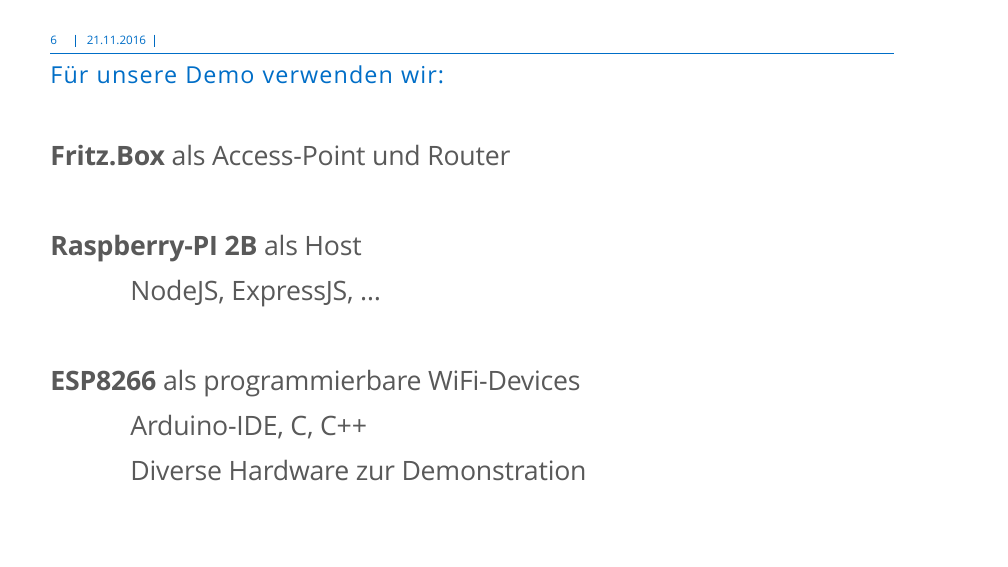
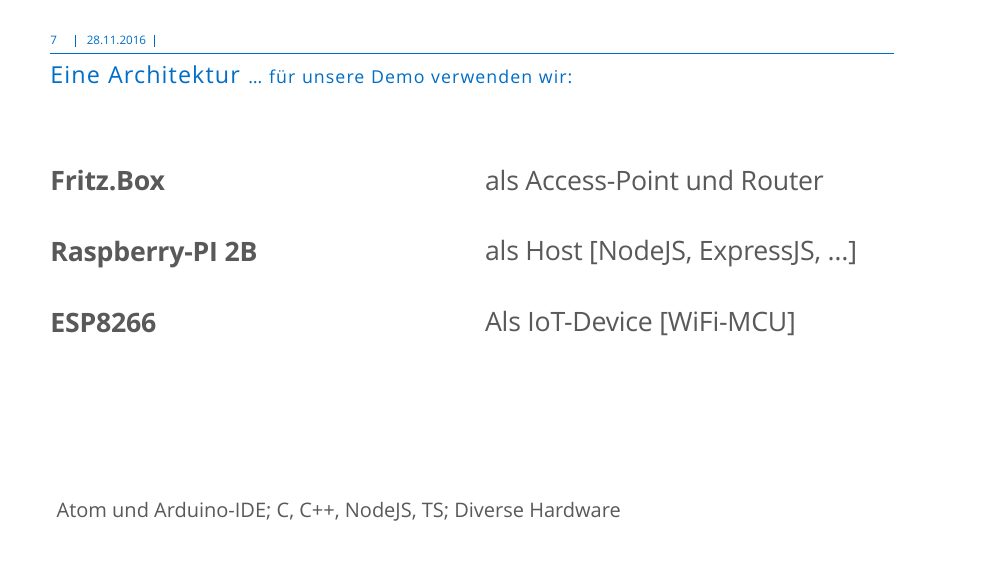
Before and after one commit to donnerruebe/IoTplay, a slide deck: slide 7 of doc/adesso_Template_summIT.pptx (slide 6 before the commit). Drawn at 1008x567 pixels with LibreOffice and Linux fonts; fonts in the diff are those of the drawing; background and template pictures are left out. Boxes give left, top, right and bottom in pixels: in the first picture for what was removed or moved away, otherwise in the second. Text is boxed around its words. In the diff, an @@ line names an element or a change of style, - is before the commit and + after.

```diff
--- a/doc/adesso_Template_summIT.pptx
+++ b/doc/adesso_Template_summIT.pptx
@@ page number at (x1=50, y1=35, x2=57, y2=44): text changed @@
-6
+7
@@ text at (x1=87, y1=35, x2=146, y2=44): text changed @@
-21.11.2016
+28.11.2016
@@ title at (x1=50, y1=65, x2=572, y2=84): text changed; size 21 to 16 pt @@
-Für unsere Demo verwenden wir:
+Eine Architektur … für unsere Demo verwenden wir:
@@ text at (x1=50, y1=170, x2=258, y2=333): text changed; bold on @@
-Fritz.Box als Access-Point und Router
-Raspberry-PI 2B als Host
-NodeJS, ExpressJS, …
-ESP8266 als programmierbare WiFi-Devices
-Arduino-IDE, C, C++
-Diverse Hardware zur Demonstration
+Fritz.Box
+Raspberry-PI 2B
+ESP8266
@@ text added at (x1=485, y1=169, x2=824, y2=335), 24 pt, text #595959 @@
+als Access-Point und Router
+als Host [NodeJS, ExpressJS, …]
+Als IoT-Device [WiFi-MCU]
@@ text added at (x1=57, y1=502, x2=621, y2=521), 18 pt, text #595959 @@
+Atom und Arduino-IDE; C, C++, NodeJS, TS; Diverse Hardware
```
Also in this commit, not shown: 10 other slides changed, 1 slide added.
